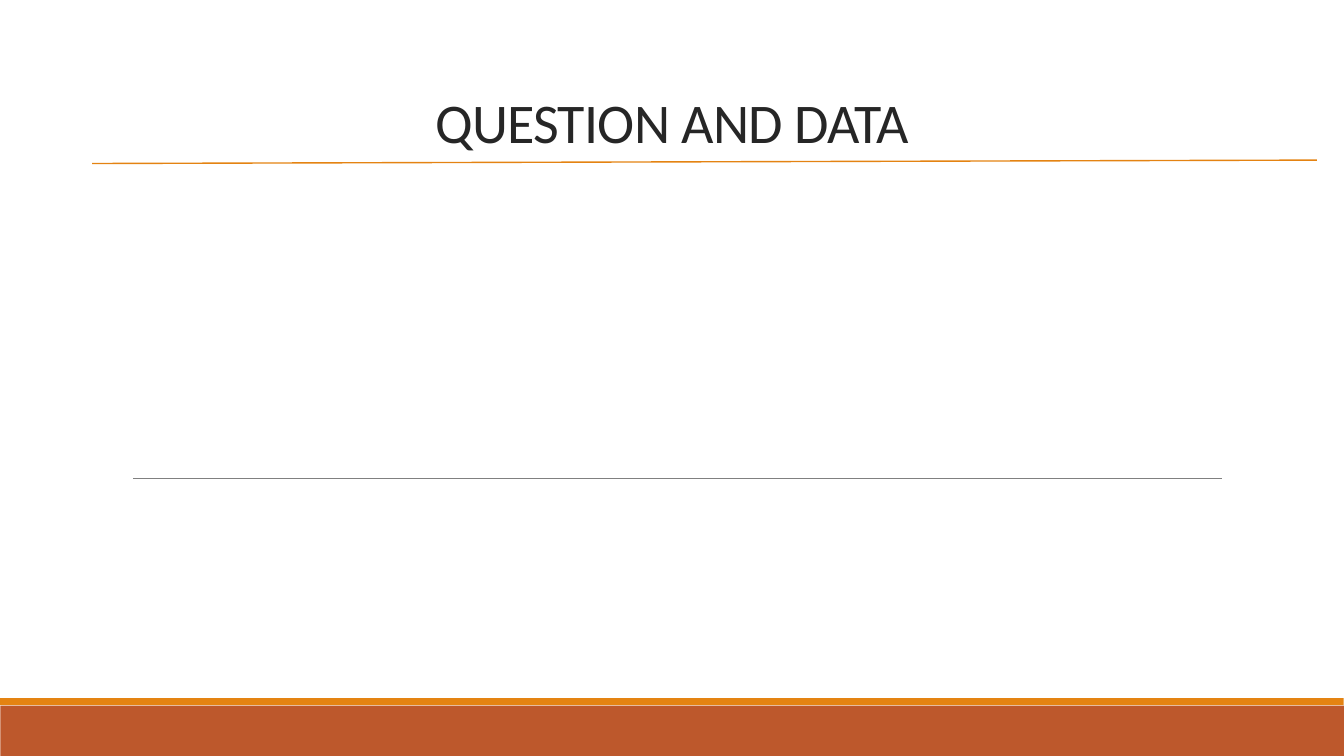
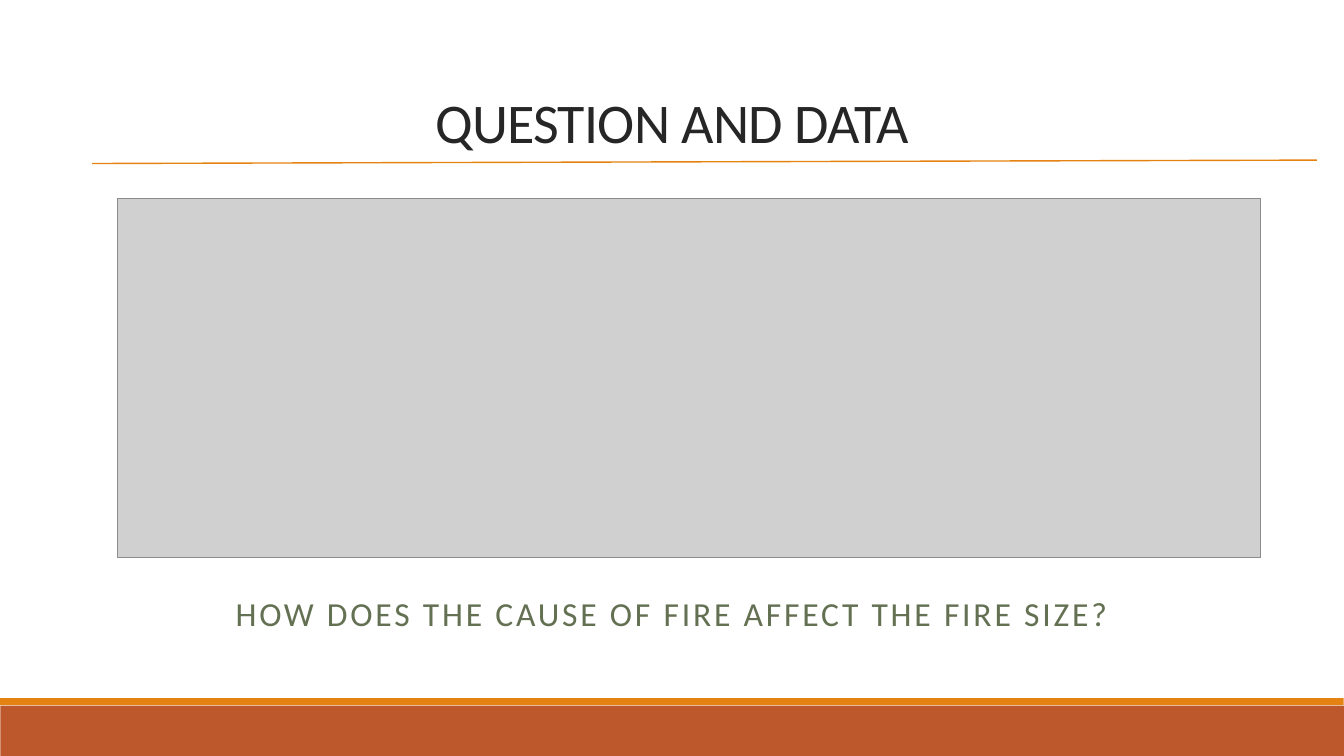
Before and after one commit to mturnell001/Project-1, a slide deck: slide 4 of US Wildfire presentation.pptx. Drawn at 1344x756 pixels with LibreOffice and Linux fonts; fonts in the diff are those of the drawing; grey boxes stand for pictures. Boxes give left, top, right and bottom in pixels: in the first picture for what was removed or moved away, otherwise in the second. Text is boxed around its words. In the diff, an @@ line names an element or a change of style, - is before the commit and + after.

```diff
--- a/US Wildfire presentation.pptx
+++ b/US Wildfire presentation.pptx
@@ picture added at (118,198,1261,558) @@
@@ line removed from (133, 479) to (1222, 479) @@
@@ subtitle added at (236,603,1107,626), 24 pt, text #637052 @@
+HOW DOES THE CAUSE OF FIRE AFFECT THE FIRE SIZE?
```
Also in this commit, not shown: 6 other slides changed, 3 slides added, 2 slides removed.
